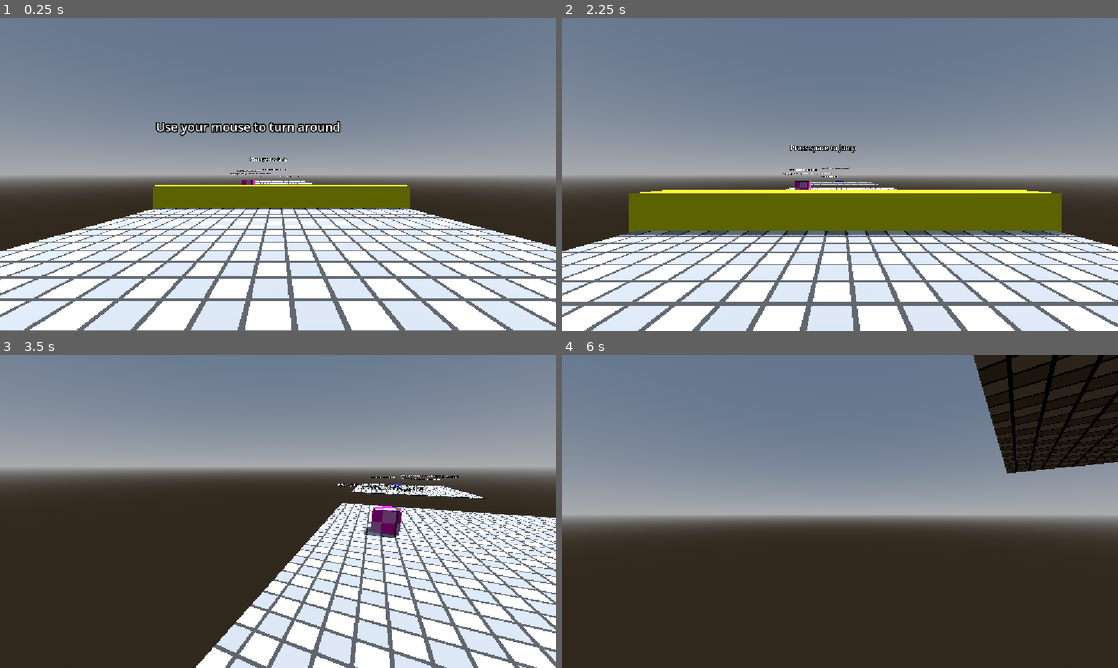
Above: before the commit, frames 1-4 (two rows, left to right).
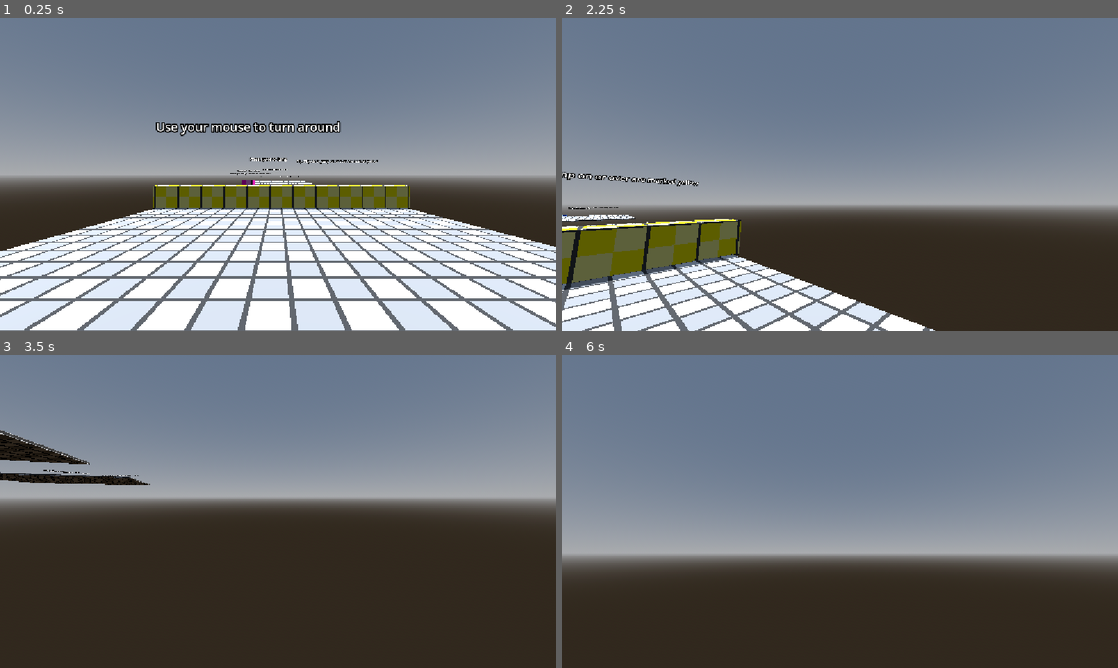
Above: after the commit, the same moments.

Repository: angrypig555/haven-game-2026
Game: Godot game, scene res://scenes/main.tscn
Same seed, same stepped clock (60 frames per second), same inputs: the game is played once before the commit and once after it.
Inputs (mouse positions are in pixels of both pictures, inside the frame that each line leads up to):
- Up to frame 1 (0.25 s): no input
- Up to frame 2 (2.25 s): tap Enter (ui_accept) at 0.5, 0.77, 1.52 s; move the mouse to (962, 158) at 0.52 s; hold D (right_strafe) 0.53-1.28 s; tap Shift (dash) at 0.6, 1.35, 2.1 s; click (962, 158) at 0.67 s; move the mouse to (812, 174) at 1.27 s; hold W (forward) from 1.28 s (still down); tap R (reset, bound only after the commit) at 2 s; move the mouse to (851, 168) at 2.02 s
- Up to frame 3 (3.5 s): keep holding W (forward); move the mouse to (272, 517) at 2.77 s; tap Shift (dash) at 2.85 s; tap Enter (ui_accept) at 3.02 s
- Up to frame 4 (6 s): move the mouse to (878, 514) at 3.52 s; tap Shift (dash) every 0.75 s from 3.6 to 5.85 s; tap Enter (ui_accept) at 3.77, 4.52, 5 s; tap R (reset, bound only after the commit) at 4.15 s; move the mouse to (795, 508) at 4.27 s; move the mouse to (845, 511) at 5.02 s; move the mouse to (817, 505) at 5.77 s; release W (forward) at 5.78 s; hold D (right_strafe) from 5.78 s (still down)

The runs differ from the first frame. In frame 1, 1.9% of the frame differs, in the area x 27-74%, y 45-62%; in frame 2, 48%, in the area x 0-100%, y 40-100%; in frame 3, 43%; in frame 4, 32%.

Commit message:
more texturing

Diff:
--- a/haven-2026/project.godot
+++ b/haven-2026/project.godot
@@ -51,6 +51,11 @@
 "events": [Object(InputEventKey,"resource_local_to_scene":false,"resource_name":"","device":-1,"window_id":0,"alt_press …(195 unchanged characters)…
 ]
 }
+reset={
+"deadzone": 0.2,
+"events": [Object(InputEventKey,"resource_local_to_scene":false,"resource_name":"","device":-1,"window_id":0,"alt_pressed":false,"shift_pressed":false,"ctrl_pressed":false,"meta_pressed":false,"pressed":false,"keycode":0,"physical_keycode":82,"key_label":0,"unicode":114,"location":0,"echo":false,"script":null)
+]
+}
 
 [physics]
 
--- a/haven-2026/scenes/level1.tscn
+++ b/haven-2026/scenes/level1.tscn
@@ -3,6 +3,7 @@
 [ext_resource type="PackedScene" uid="uid://ceej0xbq7qsqx" path="res://scenes/player.tscn" id="1_g2h75"]
 [ext_resource type="Material" uid="uid://dqb2m2v7xxvnw" path="res://assets/tile.tres" id="1_m7ahb"]
 [ext_resource type="PackedScene" uid="uid://pxuus3v22yxr" path="res://scenes/box.tscn" id="2_wwpf4"]
+[ext_resource type="Material" uid="uid://j57ubpk5em3k" path="res://assets/tile_blue.tres" id="4_dwgg1"]
 
 [sub_resource type="ProceduralSkyMaterial" id="ProceduralSkyMaterial_wwpf4"]
 sky_horizon_color = Color(0.66224277, 0.6717428, 0.6867428, 1)
@@ -174,6 +175,7 @@
 
 [node name="NextLevel" type="MeshInstance3D" parent="." unique_id=458711372]
 transform = Transform3D(1.1958228, 0, 0, 0, 0.09672002, 0, 0, 0, 1.027231, -0.2546065, 3.4692192, -62.657276)
+material_override = ExtResource("4_dwgg1")
 mesh = SubResource("BoxMesh_wwpf4")
 surface_material_override/0 = SubResource("StandardMaterial3D_m7ahb")
 script = SubResource("GDScript_ru4tf")
--- a/haven-2026/scenes/main.tscn
+++ b/haven-2026/scenes/main.tscn
@@ -5,6 +5,8 @@
 [ext_resource type="Texture2D" uid="uid://ccbvh48swjru6" path="res://assets/tile.png" id="2_jyhfs"]
 [ext_resource type="Material" uid="uid://dqb2m2v7xxvnw" path="res://assets/tile.tres" id="2_tbgi4"]
 [ext_resource type="PackedScene" uid="uid://pxuus3v22yxr" path="res://scenes/box.tscn" id="3_sugp2"]
+[ext_resource type="Material" uid="uid://tbgxcdkyf5h" path="res://assets/tile_yellow.tres" id="5_tefeu"]
+[ext_resource type="Material" uid="uid://j57ubpk5em3k" path="res://assets/tile_blue.tres" id="6_o6xl0"]
 
 [sub_resource type="BoxShape3D" id="BoxShape3D_rb6tl"]
 
@@ -122,6 +124,7 @@
 
 [node name="MeshInstance3D2" type="MeshInstance3D" parent="." unique_id=1019868234]
 transform = Transform3D(-4.371139e-08, 0, -11.171854, 0, 1, 0, 1, 0, -4.8833726e-07, -0.014138699, -4.7683716e-07, 0.013844013)
+material_override = ExtResource("5_tefeu")
 mesh = SubResource("BoxMesh_cvopo")
 surface_material_override/0 = SubResource("StandardMaterial3D_0wfyh")
 
@@ -140,6 +143,10 @@
 transform = Transform3D(0.99999803, 0, 0.0019401014, 0, 1, 0, -0.0019401014, 0, 0.99999803, -0.5505781, 1.6182942, 6.6655045)
 text = "Use your mouse to turn around"
 
+[node name="Label3D9" type="Label3D" parent="Tutorial label" unique_id=501071981]
+transform = Transform3D(0.99999803, 0, 0.0019401014, 0, 1, 0, -0.0019401014, 0, 0.99999803, 2.6682901, 1.6182942, -0.3794899)
+text = "Tip: Objects to jump on or over are marked yellow"
+
 [node name="Label3D3" type="Label3D" parent="Tutorial label" unique_id=1589701779]
 transform = Transform3D(0.99999803, 0, 0.0019401014, 0, 1, 0, -0.0019401014, 0, 0.99999803, -0.5505781, 1.6182942, 1.0038371)
 text = "Press space to jump"
@@ -150,11 +157,11 @@
 
 [node name="Label3D7" type="Label3D" parent="Tutorial label" unique_id=973055449]
 transform = Transform3D(0.99999803, 0, 0.0019401014, 0, 1, 0, -0.0019401014, 0, 0.99999803, -2.82971, 1.3363063, -9.152144)
-text = "Grey objects can be pushed"
+text = "Pink objects can be pushed"
 
 [node name="Label3D8" type="Label3D" parent="Tutorial label" unique_id=904820996]
 transform = Transform3D(0.9784042, 0, 0.20670107, 0, 1, 0, -0.20670107, 0, 0.9784042, -3.184125, 1.0698454, -13.536593)
-text = "If grey objects fall off, the level resets to prevent a softlock"
+text = "If pink objects fall off, the level resets to prevent a softlock"
 
 [node name="Label3D6" type="Label3D" parent="Tutorial label" unique_id=322230940]
 transform = Transform3D(0.8965944, 0, 0.44285265, 0, 1, 0, -0.44285265, 0, 0.8965944, -2.1731372, 0.65605116, -33.323402)
@@ -166,6 +173,7 @@
 
 [node name="NextLevel" type="MeshInstance3D" parent="." unique_id=2120684294]
 transform = Transform3D(1.1958228, 0, 0, 0, 0.09672002, 0, 0, 0, 1.027231, -0.2546065, -0.3777079, -33.84876)
+material_override = ExtResource("6_o6xl0")
 mesh = SubResource("BoxMesh_esvqh")
 surface_material_override/0 = SubResource("StandardMaterial3D_sugp2")
 script = SubResource("GDScript_0wfyh")
--- a/haven-2026/scripts/player.gd
+++ b/haven-2026/scripts/player.gd
@@ -45,7 +45,8 @@
 		SPEED += 20
 		DashMove.start()
 		print("dash applied")
-
+	if Input.is_action_just_pressed("reset"):
+		get_tree().reload_current_scene()
 
 	# Get the input direction and handle the movement/deceleration.
 	# As good practice, you should replace UI actions with custom gameplay actions.
